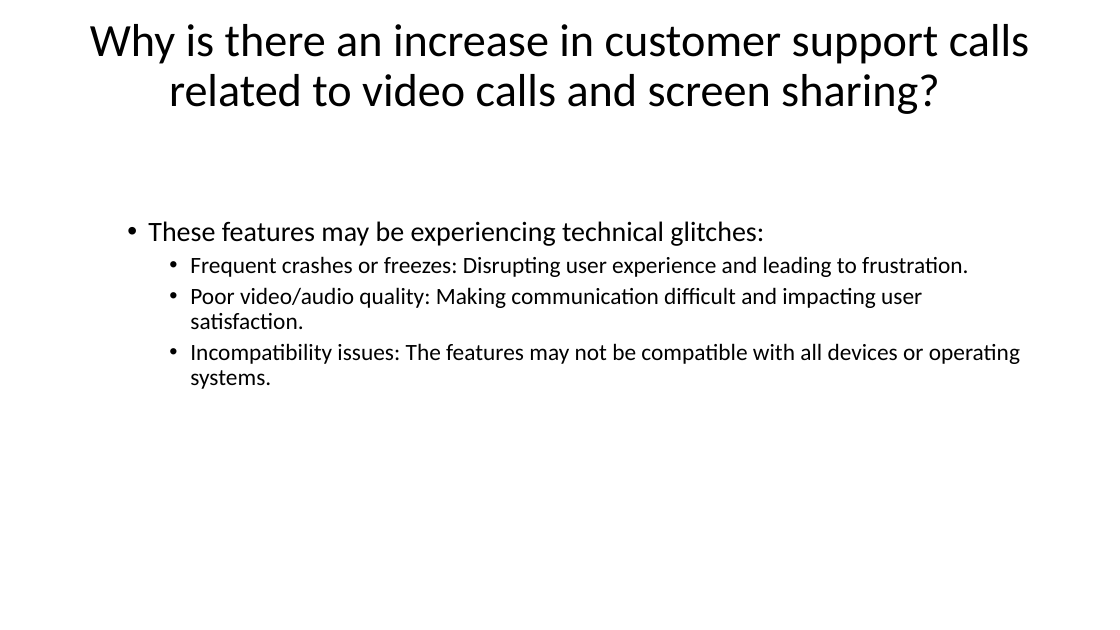
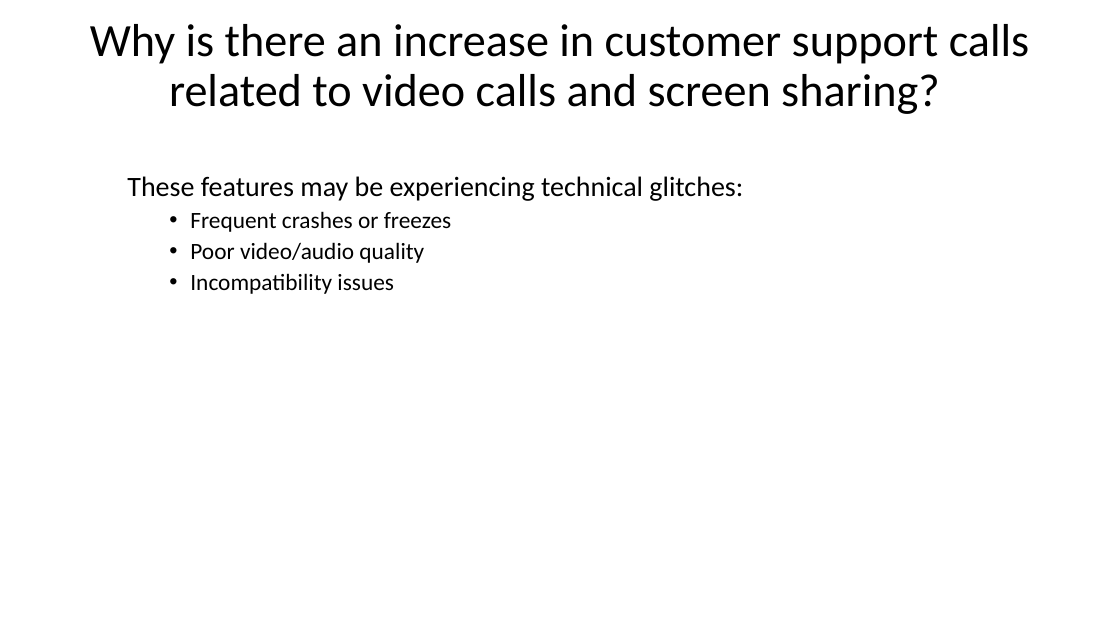
Before and after one commit to Fora1030/data-structures, a slide deck: slide 15 of other/Root Cause Analysis Templates (1).pptx (slide 11 before the commit). Drawn at 1120x630 pixels with LibreOffice and Linux fonts; fonts in the diff are those of the drawing. Boxes give left, top, right and bottom in pixels: in the first picture for what was removed or moved away, otherwise in the second. Text is boxed around its words. In the diff, an @@ line names an element or a change of style, - is before the commit and + after.

```diff
--- a/other/Root Cause Analysis Templates (1).pptx
+++ b/other/Root Cause Analysis Templates (1).pptx
@@ text at (127,176,743,201): bullet • to none @@
@@ text at (190,211,451,294): text changed @@
-    • Frequent crashes or freezes: Disrupting user experience and leading to frustration.
-    • Poor video/audio quality: Making communication difficult and impacting user satisfaction.
-    • Incompatibility issues: The features may not be compatible with all devices or operating systems.
+    • Frequent crashes or freezes
+    • Poor video/audio quality
+    • Incompatibility issues
```
Also in this commit, not shown: 13 other slides changed, 4 slides added, 1 other file.
